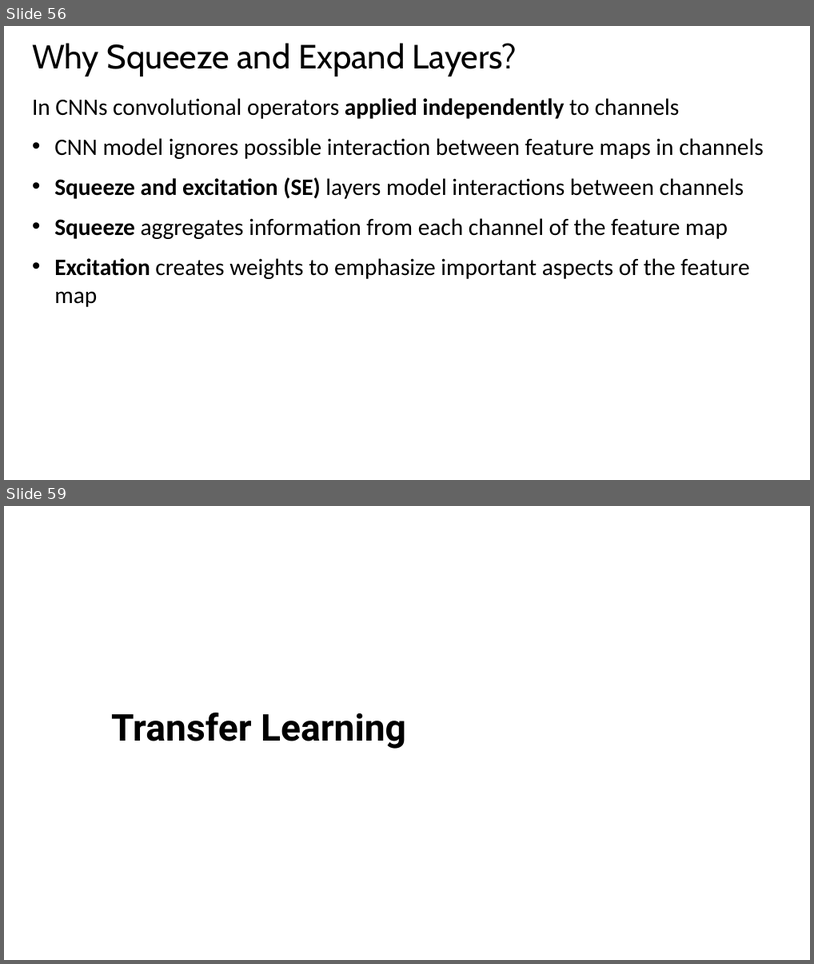
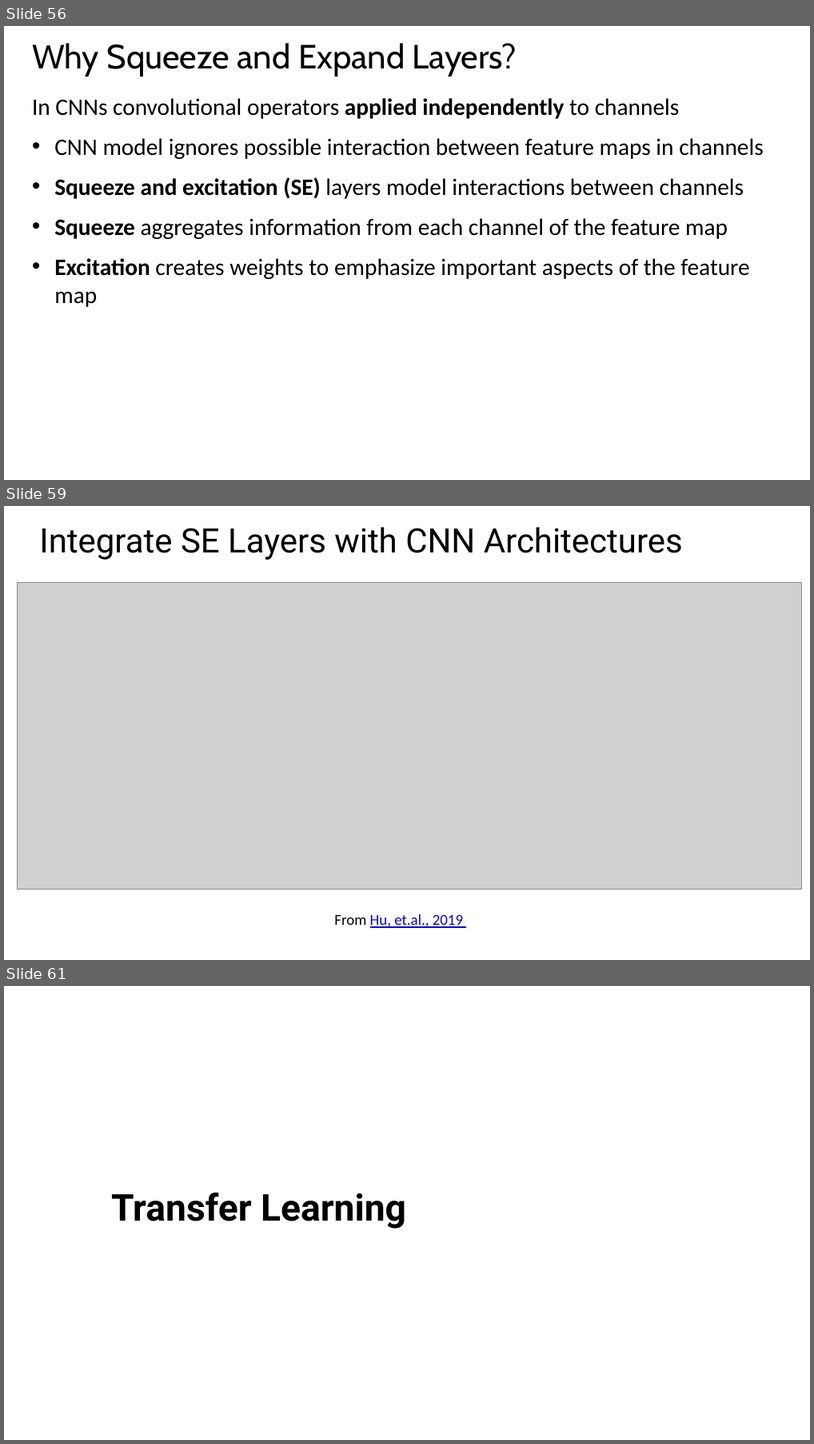
Before and after one commit to StephenElston/CSCI-E25, a slide deck: Slides/6_ConvolutionalNNs.pptx. Shown one above the other, each under a label of ours: slides 56 and 59 before the commit, slides 56, 59 and 61 after it; the slides between them are not shown. The pictures are 814x964 and 814x1444 pixels, drawn with LibreOffice and Linux fonts; fonts in the diff are those of the drawing; grey boxes stand for pictures; background and template pictures are left out. Boxes give left, top, right and bottom in pixels: in the first picture for what was removed or moved away, otherwise in the second. Text is boxed around its words. In the diff, an @@ line names an element or a change of style, - is before the commit and + after.

```diff
--- a/Slides/6_ConvolutionalNNs.pptx
+++ b/Slides/6_ConvolutionalNNs.pptx
@@ slide 59 added at [4,506,810,960], background #FFFFFF @@
@@ text added at [39,527,683,560], 40 pt, text #000000 @@
+Integrate SE Layers with CNN Architectures
@@ picture added at [18,582,802,889] @@
@@ text added at [334,914,463,928], 18 pt, text #0000FF, underline @@
+From Hu, et.al., 2019
@@ what was slide 59 is now slide 61 @@
```
Also in this commit, not shown: 10 slides changed, 1 other slide added.
